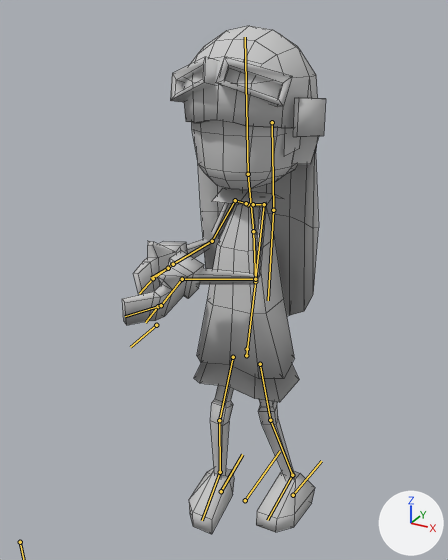
One commit to the Blender file Assets/user/nantas/mesh/characters/PlayerGirl.blend: the scene before it, then after it.
Rendered twice from a 50 mm lens placed at (2.47, -4.99, 5.22), pointed at (-0.13, -0.27, 2.86). Arrows for +X, +Y and +Z are at lower right; the lights stay in place. Both versions are drawn at the pose saved in each file; the numbers are the values there. The bones that bend it are drawn over the model as lines. Mesh edges are drawn as thin lines.

Names of what the first picture shows: 'girl'.
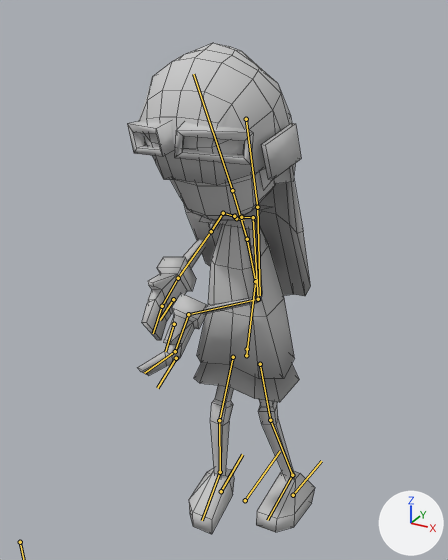
Location of each change, [x1, y1, x2, y2] in pixels of the pictures (448 x 560 px):
'girl', posed (8% narrower): before [122, 26, 326, 534]; after [127, 43, 315, 534]
bone 'waist', root to tip: before (255, 281) to (253, 231); after (255, 281) to (247, 239)
bone 'head', root to tip: before (248, 174) to (245, 37); after (232, 190) to (193, 74)
bone 'hair.Upper', root to tip: before (272, 122) to (273, 210); after (246, 119) to (257, 207)
bone 'verticalAimHelper', root to tip: before (248, 204) to (255, 205); after (236, 218) to (244, 220)

The edits, one by one:
Bone 'waist' (bone_waist) turns from (0, 0, 0) to (-16, 0, 0) degrees about its own x, y and z.
Bone 'head' (bone_head) turns from (0, 0, 0) to (-12, 0, 0) degrees about its own x, y and z.
Bone 'hair.Upper' (bone_hair_upper) turns from (0, 0, 0) to (16, 5, 2) degrees about its own x, y and z.
Bone 'verticalAimHelper' (bone_verticalaimhelper) turns from (0, 0, 0) to (0, 10, 0) degrees about its own x, y and z.
